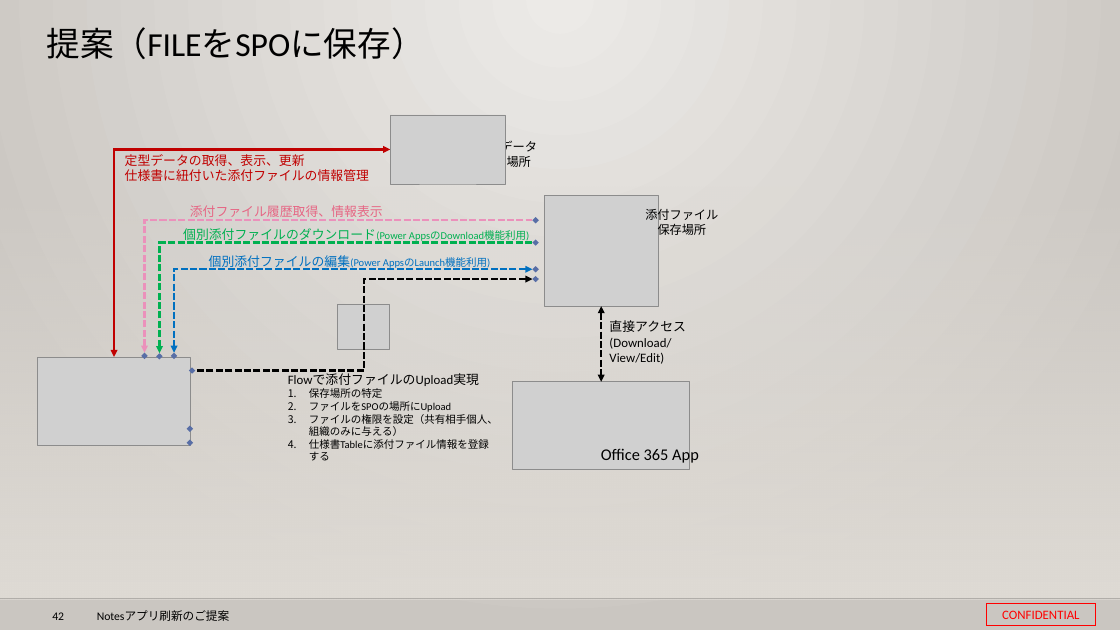
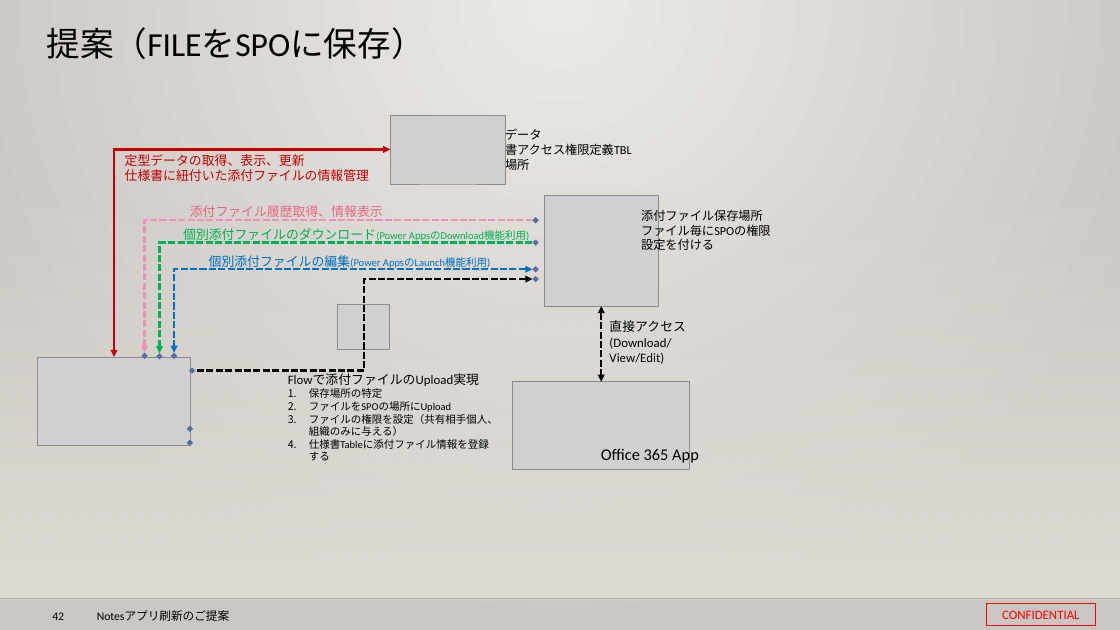
Before and after one commit to 0494938/Notes--CMS-Online, a slide deck: slide 42 of Notesアプリ刷新プロジェクト提案見積もり.pptx. Drawn at 1120x630 pixels with LibreOffice and Linux fonts; fonts in the diff are those of the drawing; grey boxes stand for pictures; background and template pictures are left out. Boxes give left, top, right and bottom in pixels: in the first picture for what was removed or moved away, otherwise in the second. Text is boxed around its words. In the diff, an @@ line names an element or a change of style, - is before the commit and + after.

```diff
--- a/Notesアプリ刷新プロジェクト提案見積もり.pptx
+++ b/Notesアプリ刷新プロジェクト提案見積もり.pptx
@@ text "定型データ": place and size @@
-text "定型データ" at [476,139,537,170]
+text "定型データ" at [481,127,632,173]
@@ text at [481,141,632,158]: paragraph added @@
+仕様書アクセス権限定義TBL
@@ text at [481,127,542,173]: alignment centre to left @@
@@ text at [641,207,771,239]: text changed @@
-添付ファイル
-保存場所
+添付ファイル保存場所
+ファイル毎にSPOの権限設定を付ける
```
Also in this commit, not shown: 1 other slide changed, 1 other file.
